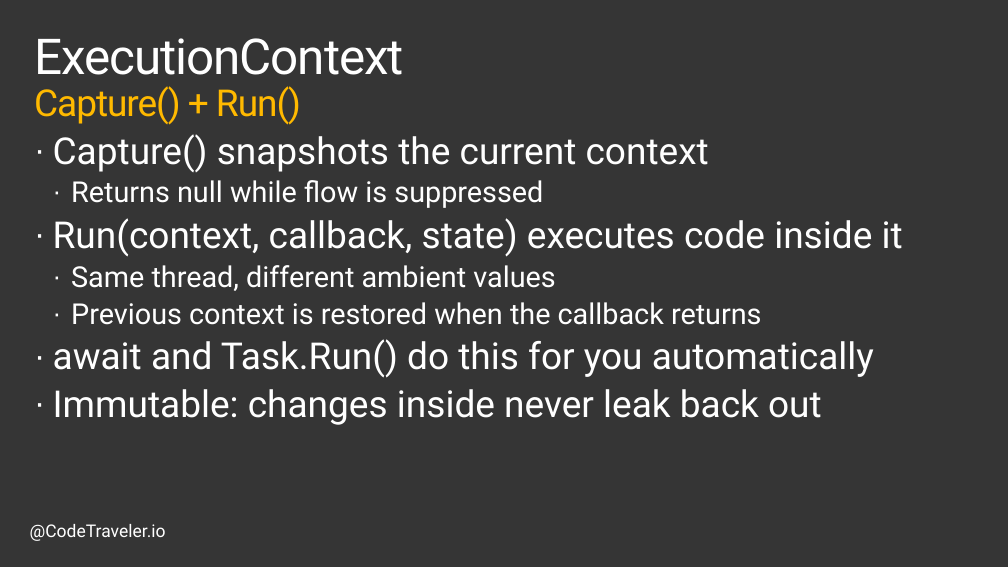
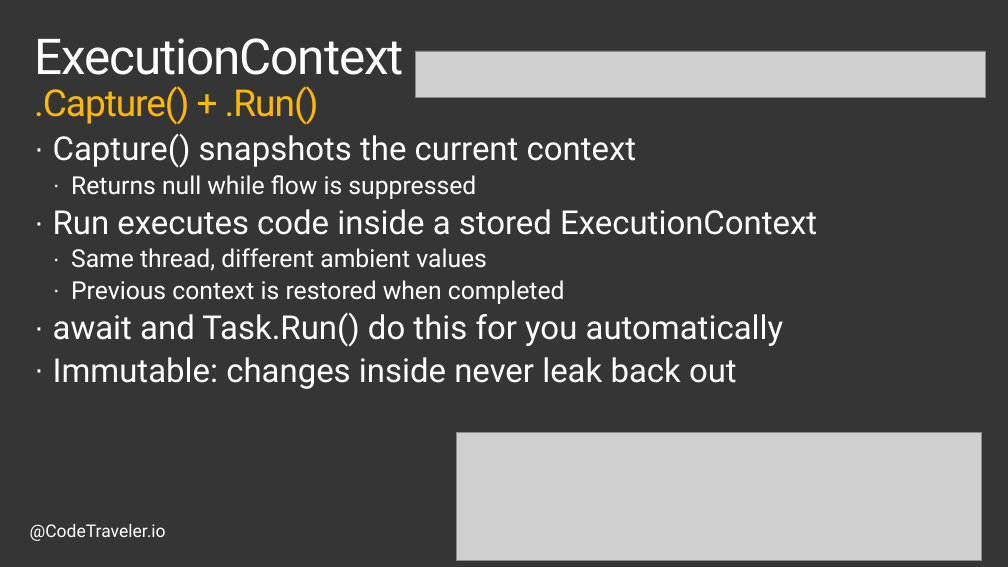
Before and after one commit to TheCodeTraveler/BecomeAnExpertWithAsyncAwait, a slide deck: slide 4 of 3. .NET Internals/Internals.pptx (slide 5 before the commit). Drawn at 1008x567 pixels with LibreOffice and Linux fonts; fonts in the diff are those of the drawing; grey boxes stand for pictures; background and template pictures are left out. Boxes give left, top, right and bottom in pixels: in the first picture for what was removed or moved away, otherwise in the second. Text is boxed around its words. In the diff, an @@ line names an element or a change of style, - is before the commit and + after.

```diff
--- a/3. .NET Internals/Internals.pptx
+++ b/3. .NET Internals/Internals.pptx
@@ title at (x1=34, y1=38, x2=404, y2=124): text changed; size 48 to 36 pt; text colour #FFFFFF to #FFB900 @@
-ExecutionContext
-Capture() + Run()
+ExecutionContext
+.Capture() + .Run()
@@ picture added at (x1=416, y1=51, x2=986, y2=97) @@
@@ text at (x1=53, y1=134, x2=784, y2=389): size 36 to 32 pt in "Capture() snapshots the current context", "await and Task.Run() do this for you ...", "Immutable: changes inside never leak back out"; size 28 to 24 pt in "Returns null while flow is suppressed", "Same thread, different ambient values" @@
@@ text at (x1=53, y1=209, x2=817, y2=235): text changed; size 36 to 32 pt @@
-· Run(context, callback, state) executes code inside it
+· Run executes code inside a stored ExecutionContext
@@ text at (x1=71, y1=280, x2=565, y2=304): text changed; size 28 to 24 pt @@
-  · Previous context is restored when the callback returns
+  · Previous context is restored when completed
@@ picture added at (x1=457, y1=433, x2=981, y2=560) @@
```
Also in this commit, not shown: 5 other slides changed.
